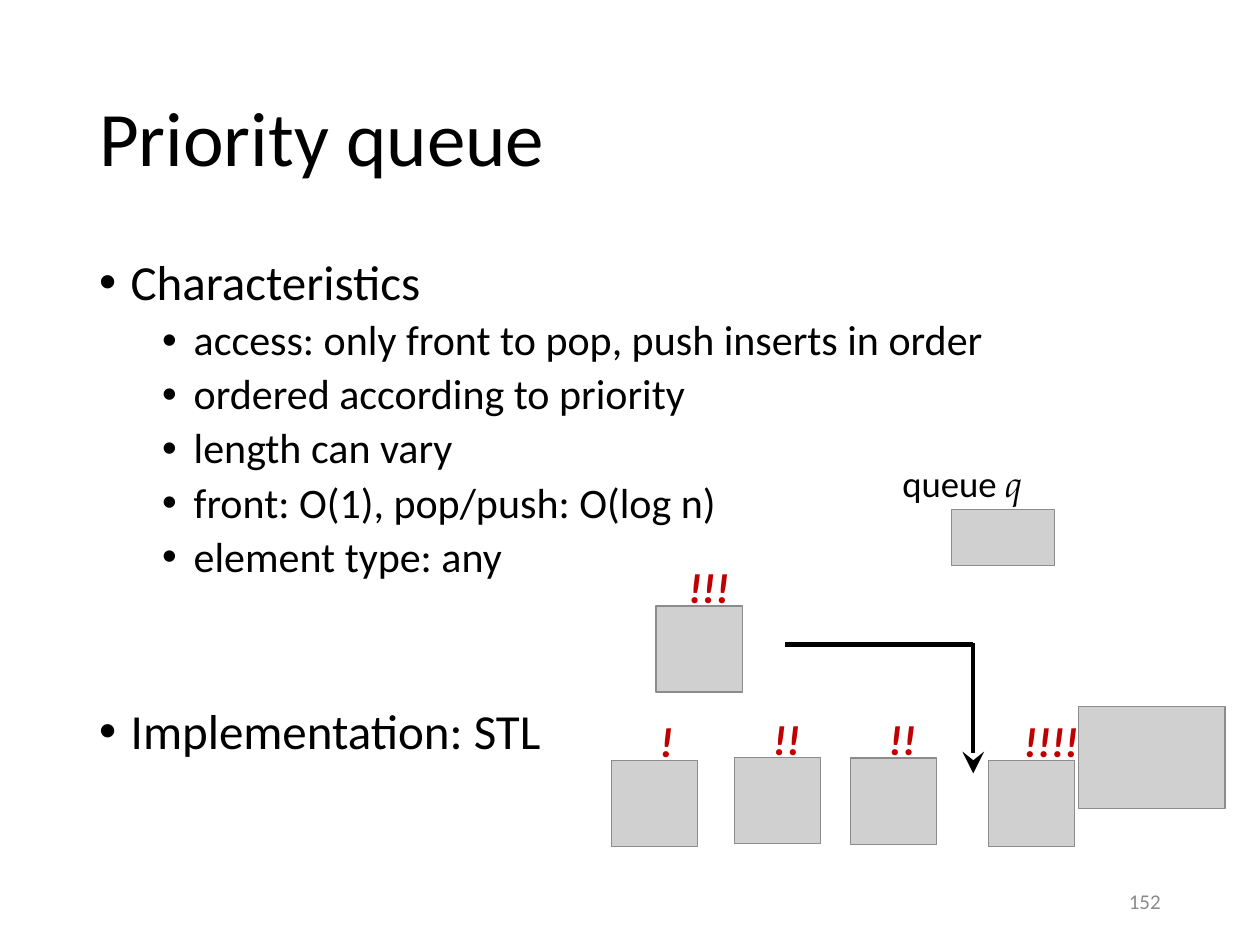
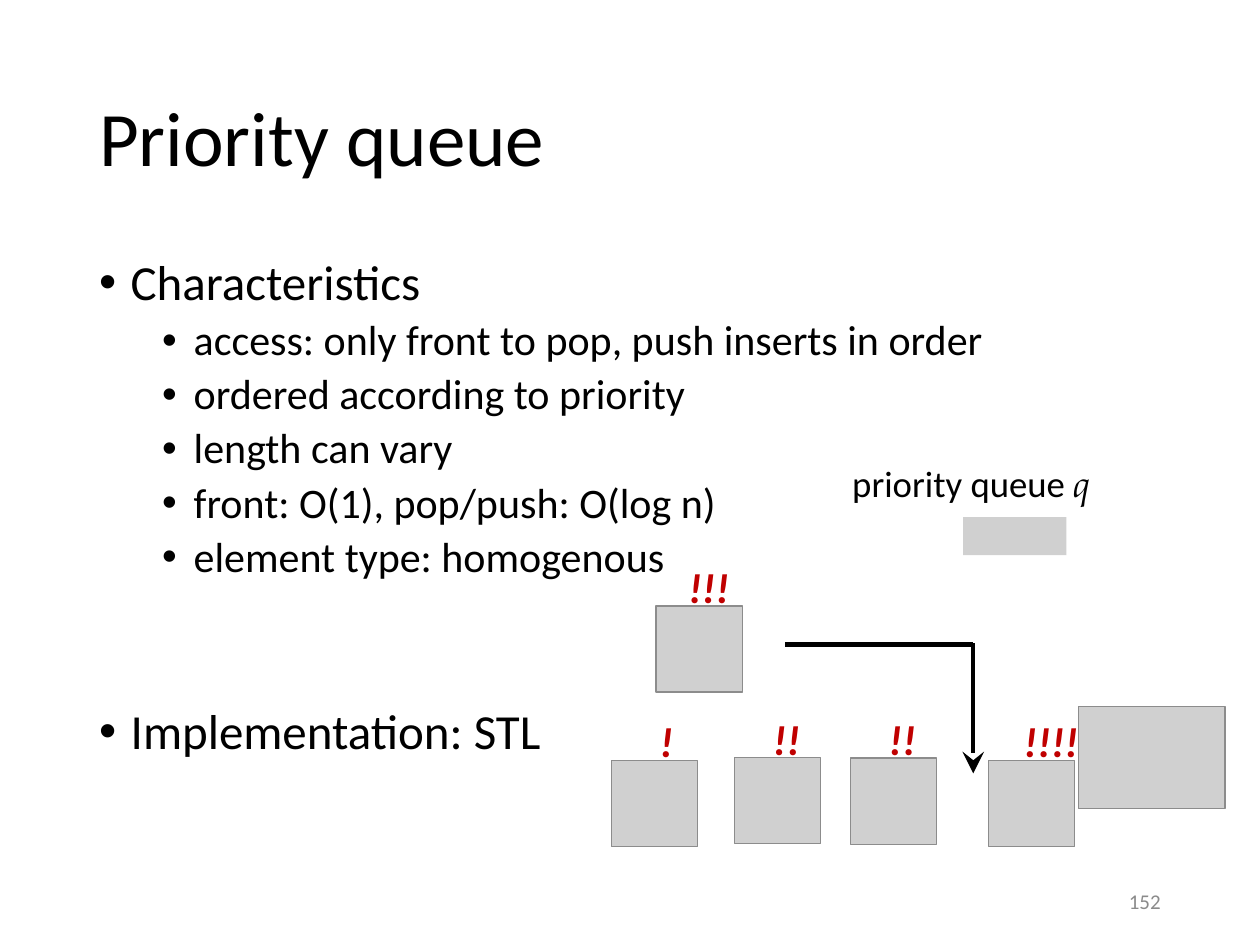
Before and after one commit to gjbex/training-material, a slide deck: slide 152 of CPlusPlus/scientific_cpp.pptx. Drawn at 1260x945 pixels with LibreOffice and Linux fonts; fonts in the diff are those of the drawing; grey boxes stand for pictures. Boxes give left, top, right and bottom in pixels: in the first picture for what was removed or moved away, otherwise in the second. Text is boxed around its words. In the diff, an @@ line names an element or a change of style, - is before the commit and + after.

Commit message:
Fix typos in container section

```diff
--- a/CPlusPlus/scientific_cpp.pptx
+++ b/CPlusPlus/scientific_cpp.pptx
@@ text at [852, 471, 1090, 507]: text changed @@
-queue q
+priority queue q
@@ picture: place and size @@
-picture at [951, 510, 1055, 566]
+picture at [963, 517, 1066, 554]
@@ text at [194, 542, 664, 580]: text changed @@
-  • element type: any
+  • element type: homogenous
```
Also in this commit, not shown: 9 other slides changed.
